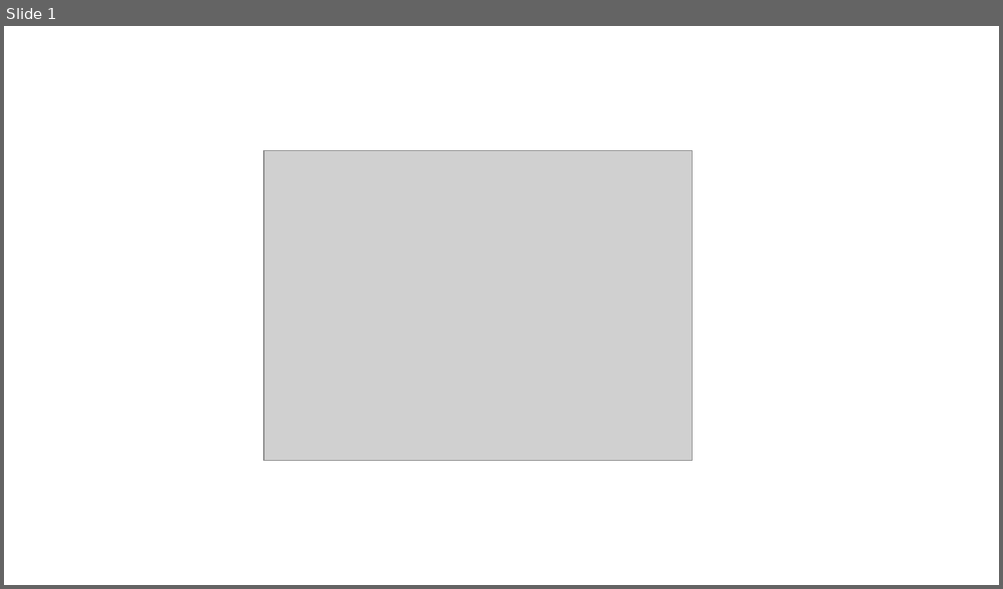
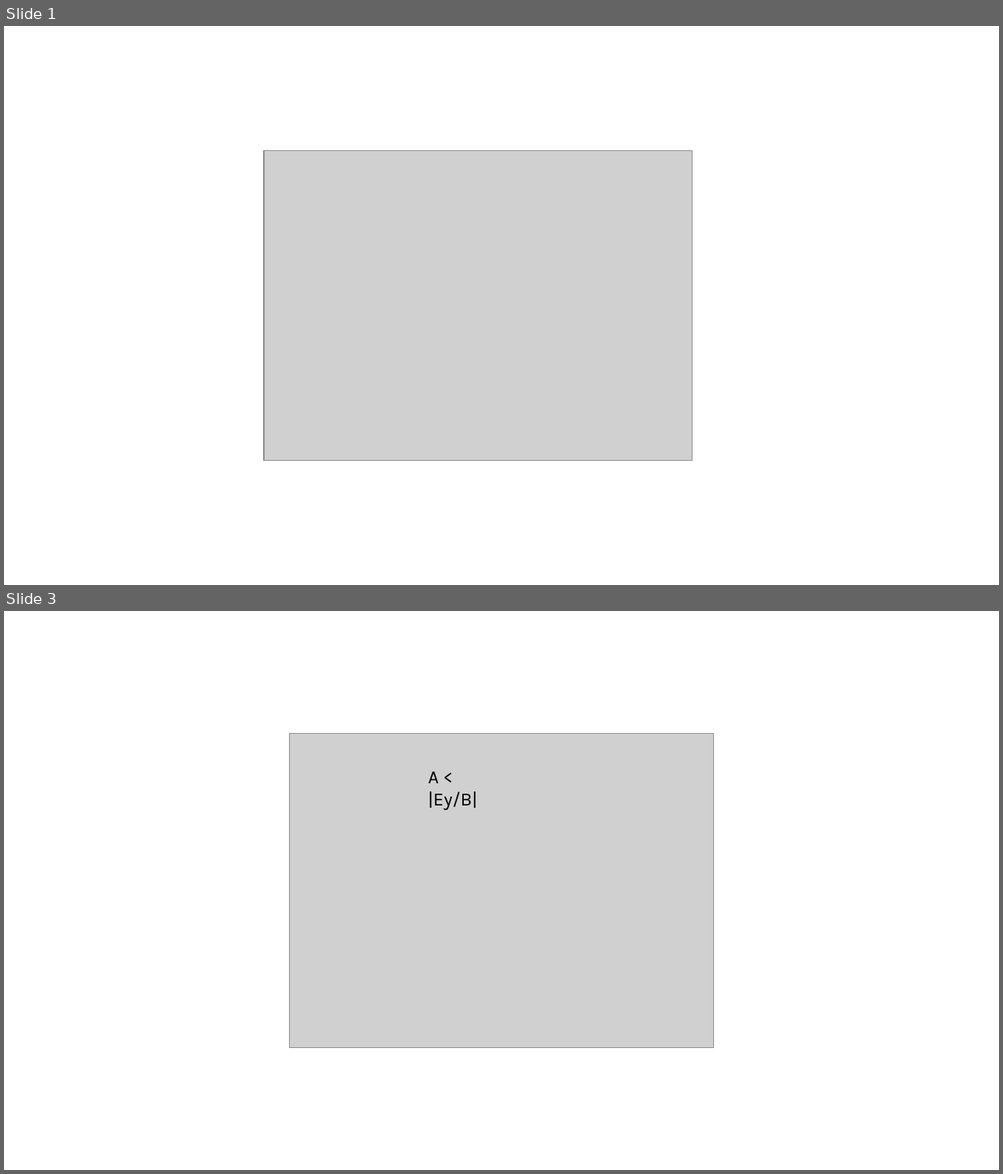
Before and after one commit to villano-lab/analytical_mechanics, a slide deck: Marion_2-22.pptx. Shown one above the other, each under a label of ours: slide 1 before the commit, slides 1 and 3 after it; the slides between them are not shown. The pictures are 1003x589 and 1003x1174 pixels, drawn with LibreOffice and Linux fonts; fonts in the diff are those of the drawing; grey boxes stand for pictures. Boxes give left, top, right and bottom in pixels: in the first picture for what was removed or moved away, otherwise in the second. Text is boxed around its words. In the diff, an @@ line names an element or a change of style, - is before the commit and + after.

```diff
--- a/Marion_2-22.pptx
+++ b/Marion_2-22.pptx
@@ slide 3 added at bbox=[4, 611, 999, 1170], background #FFFFFF @@
@@ picture added at bbox=[289, 733, 713, 1048] @@
@@ text added at bbox=[428, 772, 477, 810], 18 pt, text #000000 @@
+A < |Ey/B|
```
Also in this commit, not shown: 2 other slides added, 1 other file.
